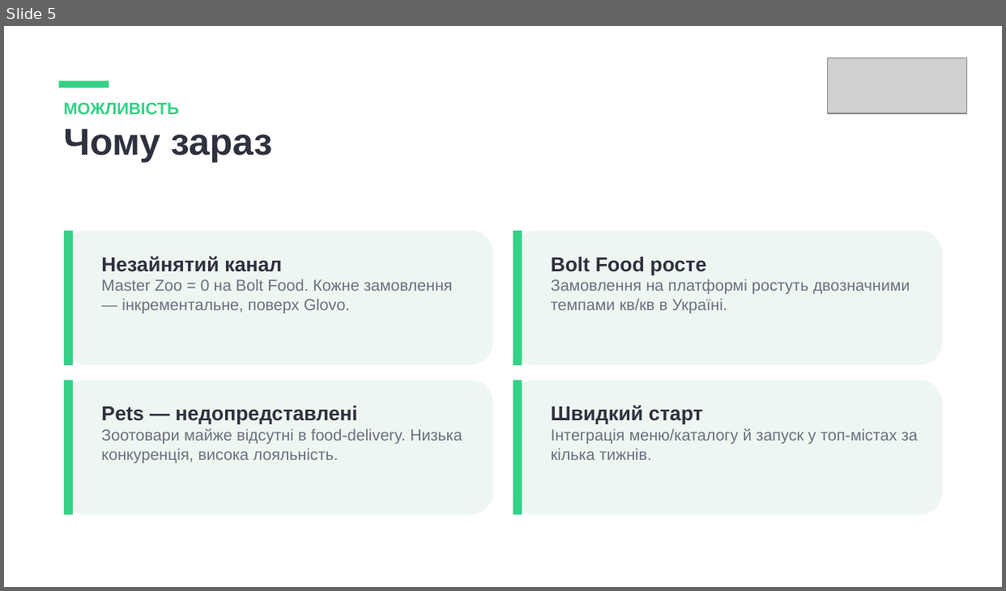
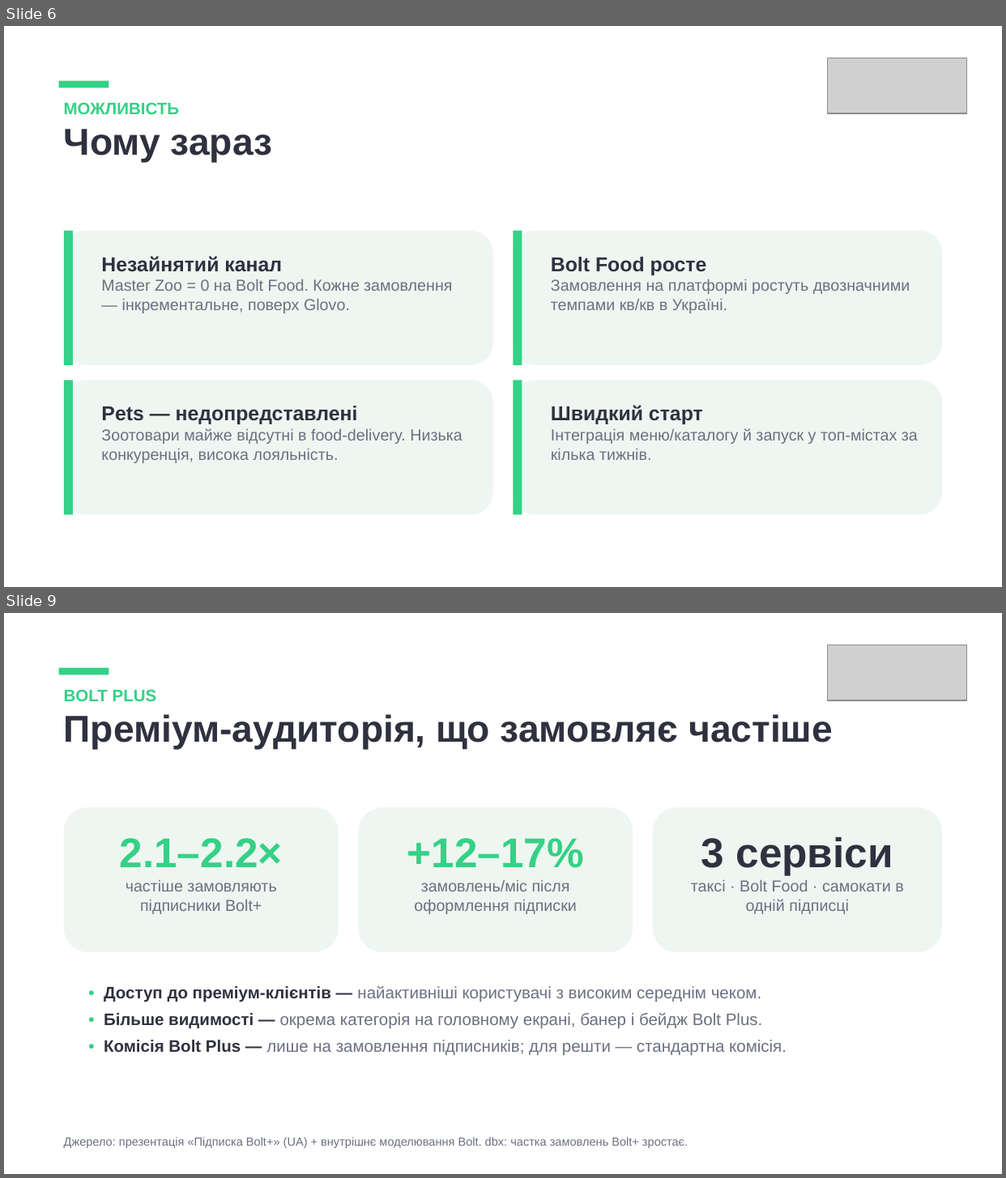
Before and after one commit to yuliianikolaieva/getplaced-report, a slide deck: Master-Zoo-Bolt-Food-Partnership.pptx. Shown one above the other, each under a label of ours: slide 5 before the commit, slides 6 and 9 after it; the slides between them are not shown. The pictures are 1006x591 and 1006x1178 pixels, drawn with LibreOffice and Linux fonts; fonts in the diff are those of the drawing; grey boxes stand for pictures. Boxes give left, top, right and bottom in pixels: in the first picture for what was removed or moved away, otherwise in the second. Text is boxed around its words. In the diff, an @@ line names an element or a change of style, - is before the commit and + after.

```diff
--- a/Master-Zoo-Bolt-Food-Partnership.pptx
+++ b/Master-Zoo-Bolt-Food-Partnership.pptx
@@ slide 9 added at [4, 613, 1002, 1174], background #FFFFFF @@
@@ picture added at [827, 645, 967, 700] @@
@@ rectangle added at [59, 668, 108, 675], fill #34D186 @@
@@ text added at [64, 689, 833, 750], 27 pt, text #2F313F, bold @@
+BOLT PLUS
+Преміум-аудиторія, що замовляє частіше
@@ rounded rectangle added at [64, 807, 339, 952], fill #EEF6F1 @@
@@ rounded rectangle added at [358, 807, 633, 952], fill #EEF6F1 @@
@@ rounded rectangle added at [653, 807, 942, 952], fill #EEF6F1 @@
@@ text added at [120, 838, 283, 914], 11.5 pt, text #6B7080 @@
+2.1–2.2×
+частіше замовляють підписники Bolt+
@@ text added at [407, 838, 584, 914], 11.5 pt, text #6B7080 @@
++12–17%
+замовлень/міс після оформлення підписки
@@ text added at [691, 837, 903, 914], 11.5 pt, text #6B7080 @@
+3 сервіси
+таксі · Bolt Food · самокати в одній підписці
@@ text added at [104, 986, 786, 1055], 12 pt, text #6B7080 @@
+• Доступ до преміум-клієнтів — найактивніші користувачі з високим середнім чеком.
+• Більше видимості — окрема категорія на головному екрані, банер і бейдж Bolt Plus.
+• Комісія Bolt Plus — лише на замовлення підписників; для решти — стандартна комісія.
@@ text added at [64, 1137, 688, 1148], 8.5 pt, text #6B7080 @@
+Джерело: презентація «Підписка Bolt+» (UA) + внутрішнє моделювання Bolt. dbx: частка замовлень Bolt+ зростає.
@@ what was slide 5 is now slide 6 @@
```
Also in this commit, not shown: 1 slide changed, 8 other slides added, 2 other files.
